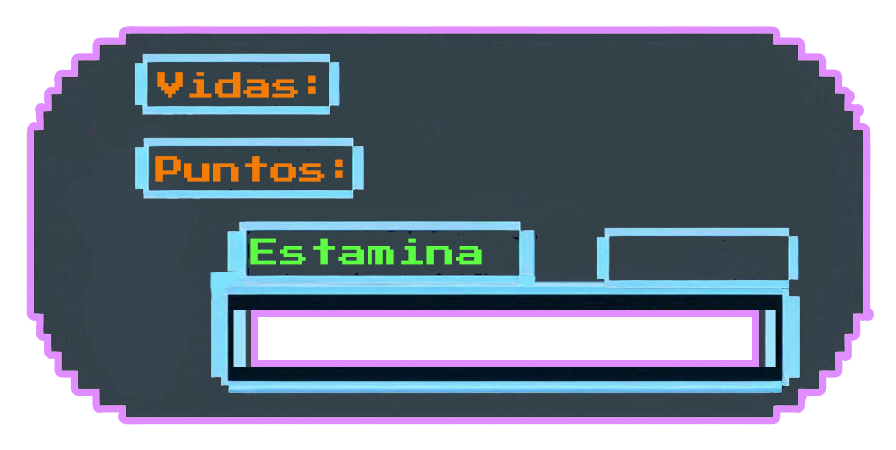
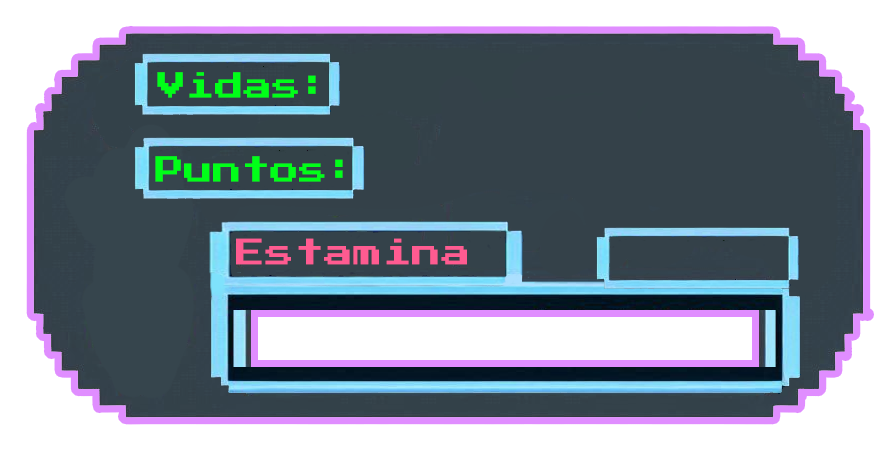
Layer changes from the first 896x450 image to the second:
painted on "Puntos:" over [155, 156, 343, 182]
painted on "Vidas:" over [157, 72, 316, 98]
painted on "Estamina" over [236, 238, 482, 265]
painted on "Layer 2 copy" over [209, 220, 538, 287]
painted on "Layer 3" over [228, 271, 538, 284]
